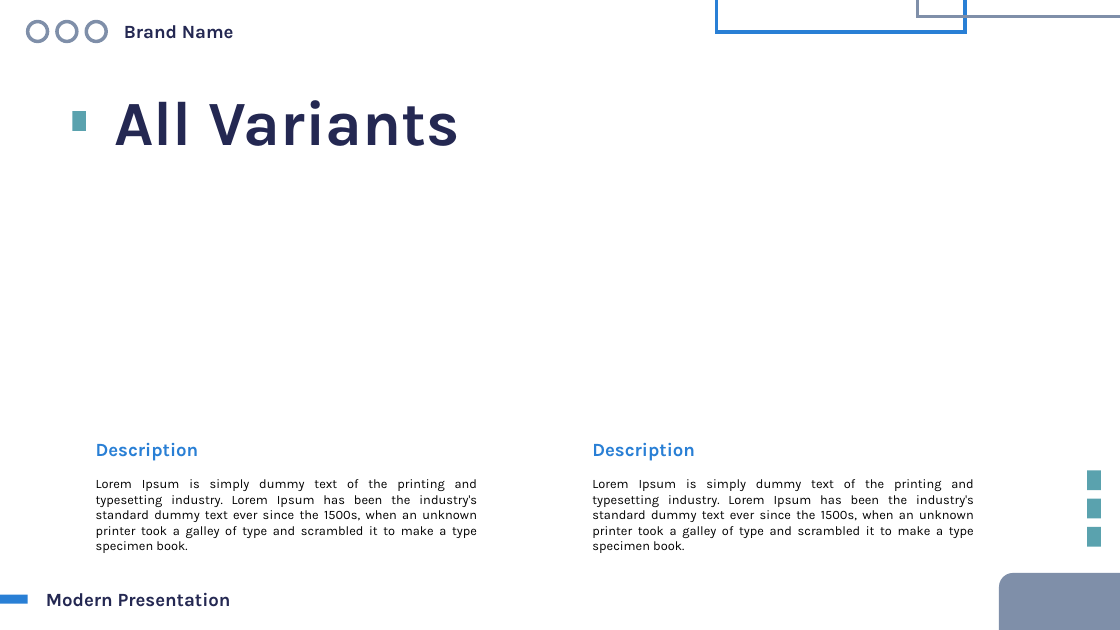
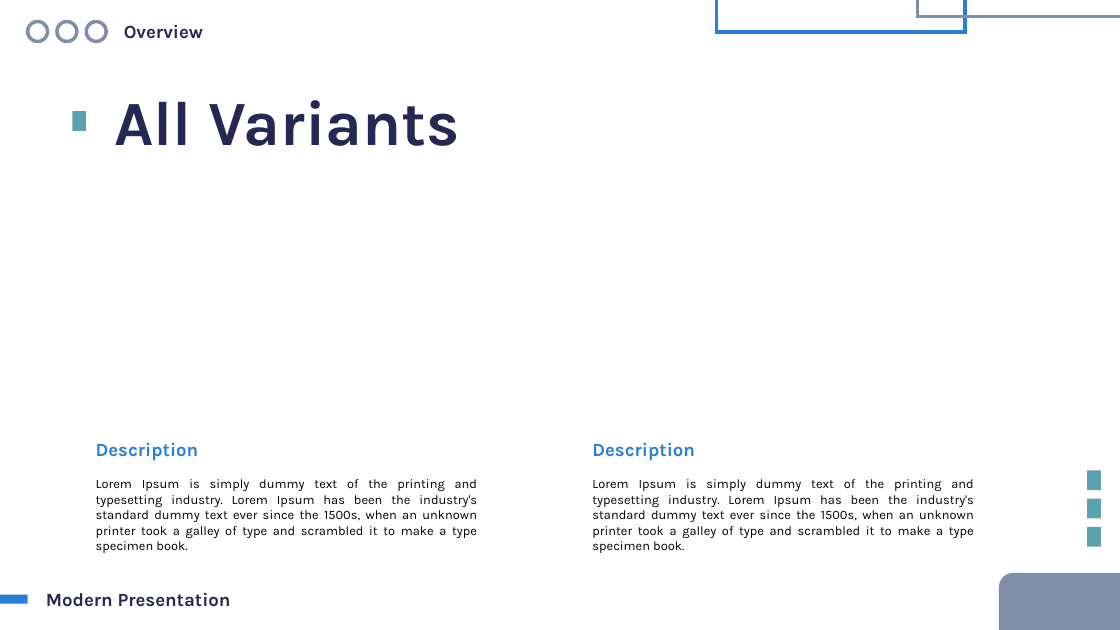
Before and after one commit to HoshiMeisa/Question-Drawing-System, a slide deck: slide 2 of ThesisDefense.pptx (slide 3 before the commit). Drawn at 1120x630 pixels with LibreOffice and Linux fonts; fonts in the diff are those of the drawing. Boxes give left, top, right and bottom in pixels: in the first picture for what was removed or moved away, otherwise in the second. Text is boxed around its words. In the diff, an @@ line names an element or a change of style, - is before the commit and + after.

```diff
--- a/ThesisDefense.pptx
+++ b/ThesisDefense.pptx
@@ text at box(124, 25, 203, 39): text changed @@
-Brand Name
+Overview
```
Also in this commit, not shown: 1 other slide changed.
